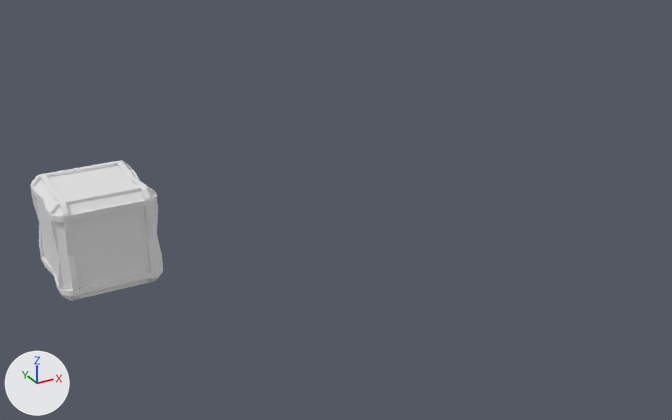
The Blender file Blender/assets_v2.blend: old version first, new version second.
Both versions are drawn from a 50 mm lens placed at (-5.56, -5.71, 3.06), pointed at (-2.12, 0.54, -0.06). Lighting does not change. The marker at lower left points along +X, +Y and +Z. The older version comes first. The same objects are shown in both versions, whatever each file hides.

Script lines for the objects in view, before the commit:
```python
me_cube_003 = bpy.data.meshes.new('Cube.003')
me_cube_003.from_pydata(...)  # 88 vertices, 87 faces; spans x 0.0..0.4, y -0.4..0.0, z 0.0..0.4
me_cube_003.materials.append(mat_crate)  # white #e7e7e7
ob_crate = bpy.data.objects.new('Crate', me_cube_003)
ob_crate.location = (-4.0, 1.0, 0.0)
_m = ob_crate.modifiers.new('Mirror', 'MIRROR')
_m.use_axis = (True, True, True)
```
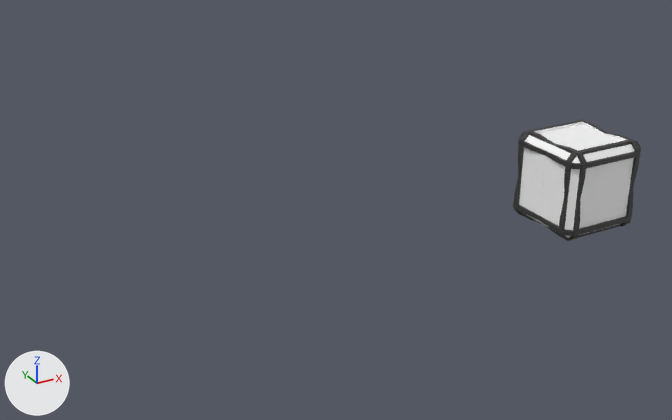
Location of each change, [x1, y1, x2, y2] in pixels of the pictures (672 x 420 px):
'Crate', recoloured, surface changed, moved
    before: [31, 160, 163, 301]
    after: [513, 120, 641, 241]

The change, as a list of edits to the scene's bpy script:
```text
Add img_crate:
    img_crate = load_image('crate', '../Textures/crate_metalic.png', 1024, 1024, 'sRGB')
Add img_crate_diffuse_png:
    img_crate_diffuse_png = load_image('crate_diffuse.png', '../Textures/crate_diffuse.png', 1024, 1024, 'sRGB')
Add mat_crate_material:
    mat_crate_material = bpy.data.materials.new('crate_material')
    # uses the picture img_crate
    # uses the picture img_crate_diffuse_png
Change me_cube_003:
    where me_cube_003.from_pydata(...)  # 88 vertices, 87 faces; spans x 0.0..0.4, y -0.4..0.0, z 0.0..0.4
    used by ob_crate; location = (-4.0, 1.0, 0.0)
    remove me_cube_003.materials.append(mat_crate)  # white #e7e7e7
    me_cube_003 part 1: texture (UV) coordinates of 87 of 87 faces, centred in x 0.0..0.4, y -0.4..-0.094, z 0.094..0.4, changed; they spanned u 0.0..0.75, v 0.0..0.88 and now span u 0.0..1.0, v 0.0..1.0
    add me_cube_003.materials.append(mat_crate_material)
Change ob_crate:
    ob_crate.location: (-4.0, 1.0, 0.0) -> (0.0, 0.0, 0.0)
```
